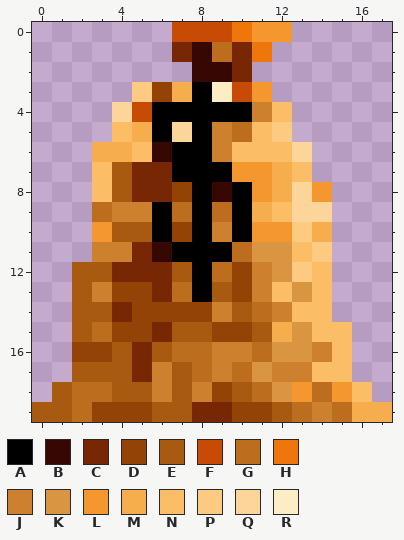
Pixel-art sprite, stored at public/game_assets/gameSprites/bag.png. Above is the file before it was changed.
The file is 18x20 pixels.
Palette (. is transparent): A #000000  B #370704  C #772704  D #944307  E #a85a11  F #c84b05  G #bc6d1e  H #ef760b  J #cd802d  K #da9542  L #f4972f  M #f6ad4d  N #fbbe66  P #fccb81  Q #fcd59b  R #fcedc4
Pixels before, first column x 0:
 0 .......FFFHLL.....
 1 .......CBGCH......
 2 ........BBC.......
 3 .....PDMARFL......
 4 ....QFAAAAAJN.....
 5 ....NMAQAJGNP.....
 6 ...MMNBAAJNNNQ....
 7 ...NECCAAALLMN....
 8 ...NECCDABALMQL...
 9 ...GJJAGAGAMNQQ...
10 ...LEEADAJALLPM...
11 ...JJCBAAAGKKNP...
12 ..EECCCEAGDJKPN...
13 ..EJDDCGAEDJNKN...
14 ..EECDDDDJEGJNN...
15 ..EGDDCEEDDEMKNN..
16 ..DDECEGGJJGKKJN..
17 ..EEECJEGJGKJJNN..
18 .EGGEEJEJDEGKLGLN.
19 EEGDDDEECCDDEGJGMM
Once edited:
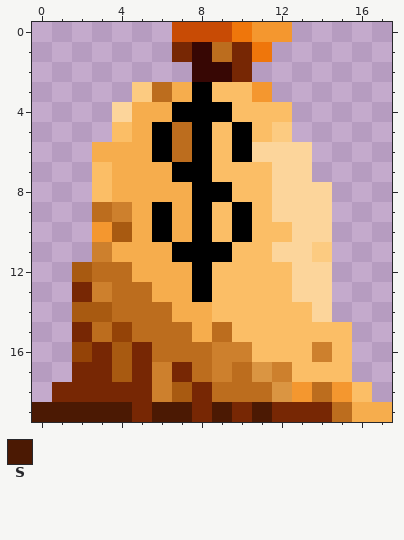
Colours new in this view: S #4b1903
The edit:
y 3: x 6 D -> G; x 9..10 RF -> NN
y 4: x 5..6 FA -> MM; x 10..11 AJ -> NN
y 5: x 7 Q -> G; x 9..10 JG -> NA
y 6: x 5..7 NBA -> MAG; x 9..12 JNNN -> NAQQ
y 7: x 4..6 ECC -> MMM; x 9..13 ALLMN -> NNNQQ
y 8: x 4..7 ECCD -> MMMM; x 9..12 BALM -> ANNQ; x 14 L -> Q
y 9: x 5 J -> M; x 7 G -> M; x 9 G -> N; x 11..12 MN -> NQ
y 10: x 5 E -> M; x 7 D -> M; x 9 J -> N; x 11..14 LLPM -> NNQQ
y 11: x 4..6 JCB -> MMM; x 10..13 GKKN -> NNQQ
y 12: x 3..7 ECCCE -> GGMMM; x 9..14 GDJKPN -> NNNNQQ
y 13: x 2 E -> C; x 4..7 DDCG -> GGMM; x 9..11 EDJ -> NNN; x 13..14 KN -> QQ
y 14: x 4..12 CDDDDJEGJ -> GGGMMNNNN; x 14 N -> Q
y 15: x 2 E -> C; x 5..13 DCEEDDEMK -> GGGMGNNNN
y 16: x 3 D -> C; x 6 E -> G; x 11..13 GKK -> NNN
y 17: x 2..3 EE -> CC; x 7 E -> C; x 13 J -> N
y 18: x 1..5 EGGEE -> CCCCC; x 8..10 JDE -> CGG
y 19: x 0..7 EEGDDDEE -> SSSSSCSS; x 9..14 CDDEGJ -> SCSCCC
Boxes around the changes in both pictures, in picture pixels (x1, y1, x2, y2):
changed: (32, 82, 332, 422)
